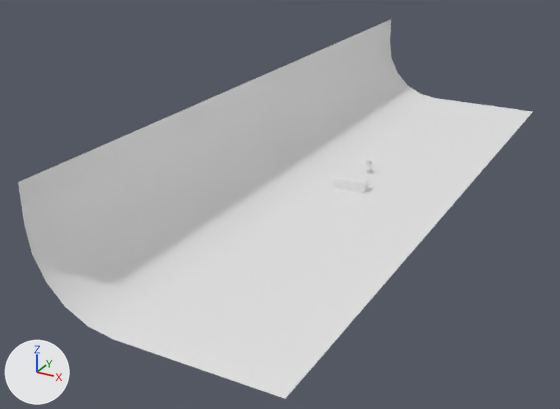
One commit to the Blender file AnimatedLamp/AnimatedLamp.blend: the scene before it, then after it.
Before and after are seen from a 50 mm camera at (27.9, -66.6, 29.2) aimed at (-5.4, -6.0, -1.1). The axes (+X, +Y, +Z) are drawn at lower left. The lights are the same throughout.

The first picture shows 'backdrop', 'bench', 'lamp'.
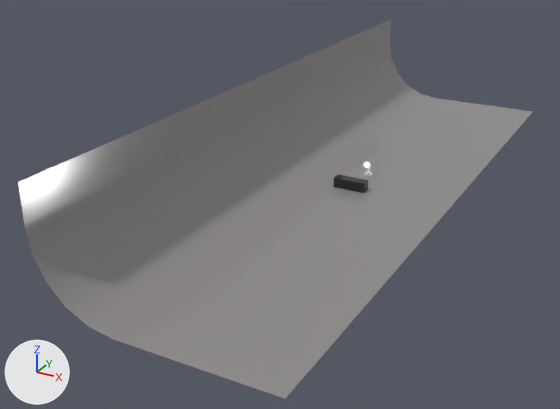
The change in detail:
Material 'reflection' (mat_reflection) is new.
Its base color is (0.0204, 0.0204, 0.0204) (black #272727).
Its roughness is 0.0.
Material 'Material.001' (mat_material_001) is new.
Its base color is (0.281, 0.265, 0.265) (grey #908d8d).
Its roughness is 0.15.
me_plane has 16 vertices, 7 faces and spans x -1.0..1.0, y -1.0..1.0, z 0.0..1.0.
me_plane now uses material mat_material_001 (grey #908d8d).
me_cube has 8 vertices, 6 faces and spans x -1.0..1.0, y -1.0..1.0, z -1.0..1.0.
me_cube now uses material mat_reflection (black #272727).
Object 'lamp' (ob_lamp) moves from (0.0, 0.0, 0.0) to (0.0, -0.58, 0.0).

Boxes (x1, y1, x2, y2) around the edits, measured in the pictures (560 x 409 px):
'backdrop', recoloured (white to grey): (18, 20, 532, 399) in both
'bench', recoloured (white to black): (333, 174, 368, 193) in both
'lamp', moved: before (366, 160, 374, 174); after (363, 162, 372, 176)
